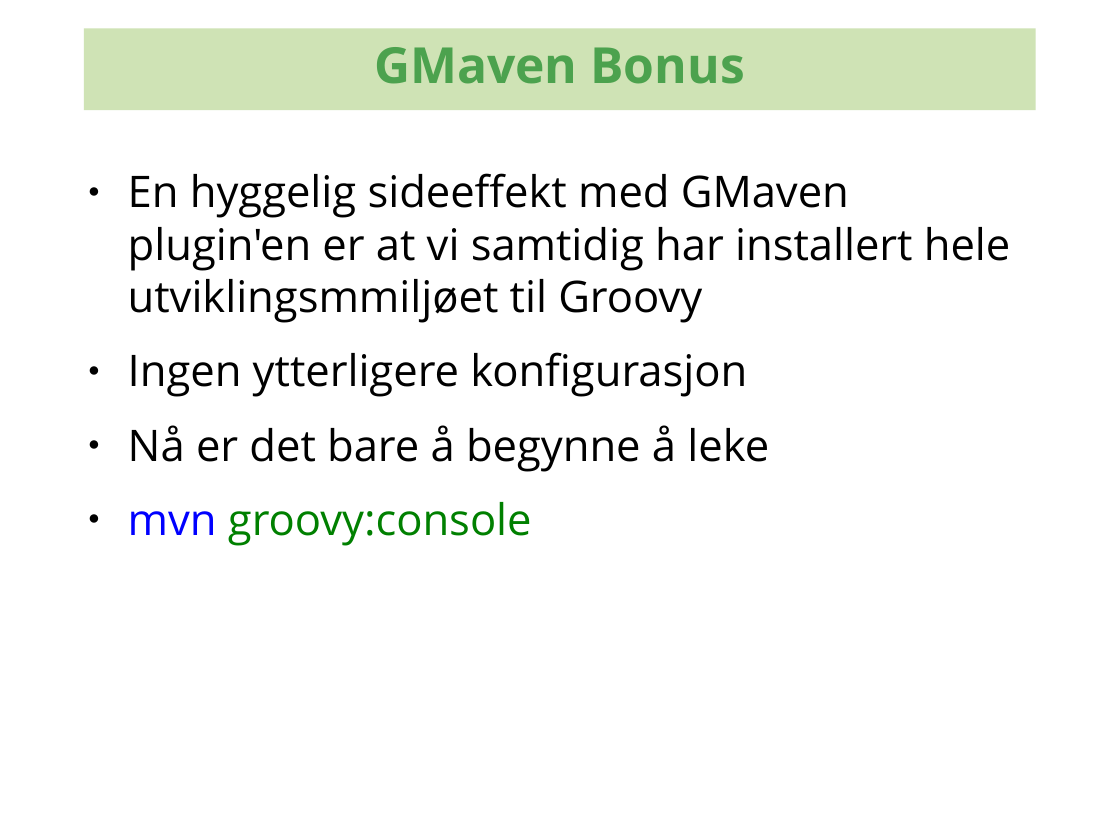
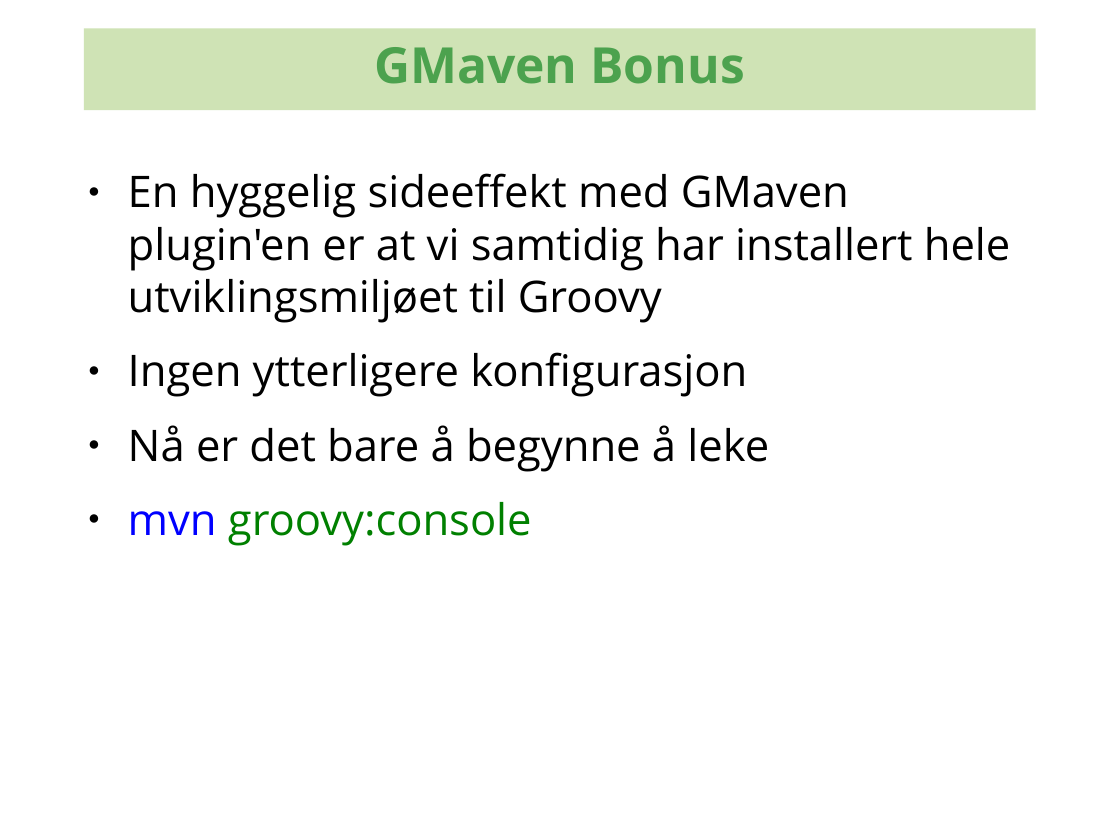
Before and after one commit to kenglxn/seam-maven-refimpl, a slide deck: slide 16 of sandbox/loo/gmaven-lynforedrag/gmaven-lynforedrag.odp. Drawn at 1120x840 pixels with LibreOffice and Linux fonts; fonts in the diff are those of the drawing; background and template pictures are left out. Boxes give left, top, right and bottom in pixels: in the first picture for what was removed or moved away, otherwise in the second. Text is boxed around its words. In the diff, an @@ line names an element or a change of style, - is before the commit and + after.

Commit message:
small update to gmaven lightning talk

```diff
--- a/sandbox/loo/gmaven-lynforedrag/gmaven-lynforedrag.odp
+++ b/sandbox/loo/gmaven-lynforedrag/gmaven-lynforedrag.odp
@@ text at [128,173,1011,323]: text changed @@
-● En hyggelig sideeffekt med GMaven plugin'en er at vi samtidig har installert hele utviklingsmmiljøet til Groovy
+● En hyggelig sideeffekt med GMaven plugin'en er at vi samtidig har installert hele utviklingsmiljøet til Groovy
```
Also in this commit, not shown: 7 other slides changed.
